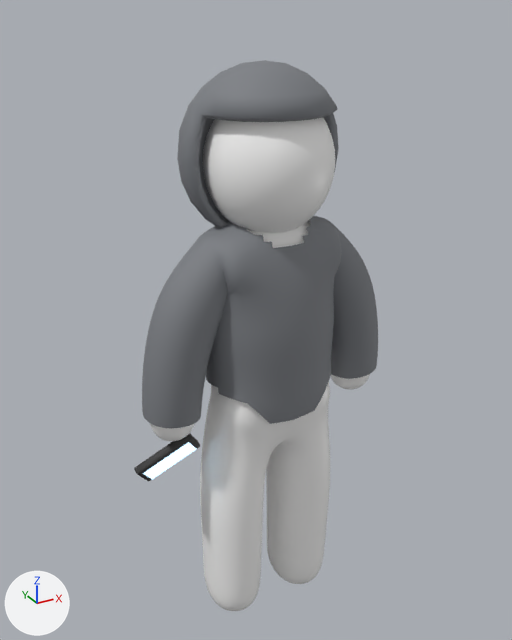
What one commit did to the FBX model assets/zp_character_rigged.fbx.
Camera for both pictures: a camera (50 mm lens) standing at (-0.5, -0.872, 1.019) and looking at (0.018, 0.07, 0.548). Lighting does not change. The marker at lower left points along +X, +Y and +Z. The picture after the commit comes second.

In view in the first picture: 'PR_Phone', 'ZP_Character'.
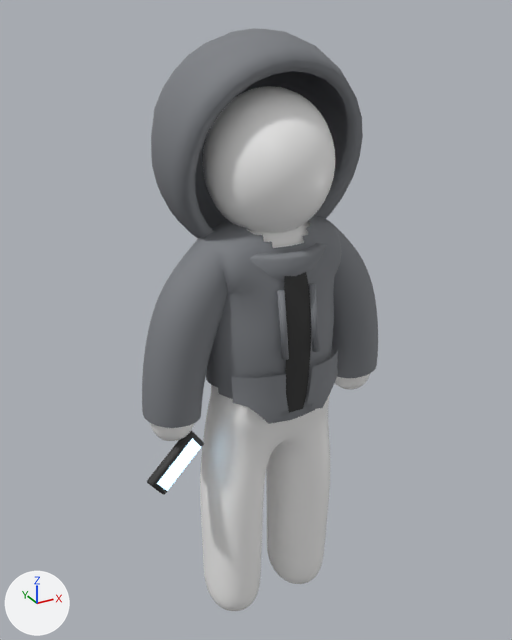
The change in detail:
me_zp_character is used by ob_zp_character; location (0.0, 0.0, 0.0).
me_zp_character had 10490 vertices, 10443 faces and spanned x -0.208..0.208, y -0.09..0.171, z 0.035..0.955.
me_zp_character now has 10944 vertices, 10823 faces and spans x -0.208..0.208, y -0.102..0.239, z 0.035..0.994.
me_zp_character part 1: the loose piece of 378 vertices spanning x -0.119..0.119, y -0.086..0.171, z 0.705..0.955 is rebuilt with 562 vertices and now spans x -0.15..0.15, y -0.066..0.239, z 0.676..0.994.
me_zp_character part 2: a new loose piece of 96 vertices spanning x -0.085..0.085, y -0.09..0.09, z 0.628..0.711, in mat_zp_hoodie (grey #7c7f84).
me_zp_character part 3: a new loose piece of 72 vertices spanning x -0.021..0.021, y -0.091..-0.071, z 0.462..0.698, in mat_aj_dark (black #2e2e2e).
me_zp_character part 4: a new loose piece of 36 vertices spanning x 0.016..0.094, y -0.093..-0.058, z 0.454..0.533, in mat_zp_hoodie (grey #7c7f84).
me_zp_character part 5: a new loose piece of 36 vertices spanning x -0.094..-0.016, y -0.093..-0.058, z 0.454..0.533, in mat_zp_hoodie (grey #7c7f84).
me_zp_character part 6: a new loose piece of 16 vertices spanning x -0.031..-0.021, y -0.102..-0.076, z 0.56..0.66, in mat_zp_hoodie (grey #7c7f84).
me_zp_character part 7: a new loose piece of 16 vertices spanning x 0.021..0.031, y -0.102..-0.076, z 0.56..0.66, in mat_zp_hoodie (grey #7c7f84).
Other edits to the shape of me_zp_character do not show in these pictures.
me_zp_character gains material mat_aj_dark (black #2e2e2e).
Object 'PR_Phone' (ob_pr_phone) moves from (-0.173, 0.007, 0.38) to (-0.17, -0.019, 0.385).
Object 'PR_Phone' (ob_pr_phone) turns from (44, 48, 42) to (19, 50, 36) degrees about x, y and z.

Where the change shows, as pixel boxes (x1, y1, x2, y2) in the pictures (512 x 640 px):
'ZP_Character', reshaped
    before: (142, 60, 378, 611)
    after: (142, 28, 378, 611)
'PR_Phone', moved, turned
    before: (134, 433, 200, 481)
    after: (147, 431, 204, 495)
part 1 of me_zp_character, rebuilt (31% wider, 25% taller)
    before: (177, 60, 338, 228)
    after: (151, 28, 363, 238)
part 2 of me_zp_character, added
    after: (249, 243, 327, 282)
part 3 of me_zp_character, added (black)
    after: (284, 272, 311, 413)
part 4 of me_zp_character, added
    after: (307, 351, 338, 409)
part 5 of me_zp_character, added
    after: (231, 374, 289, 424)
part 6 of me_zp_character, added
    after: (277, 290, 289, 360)
part 7 of me_zp_character, added
    after: (309, 284, 320, 352)
